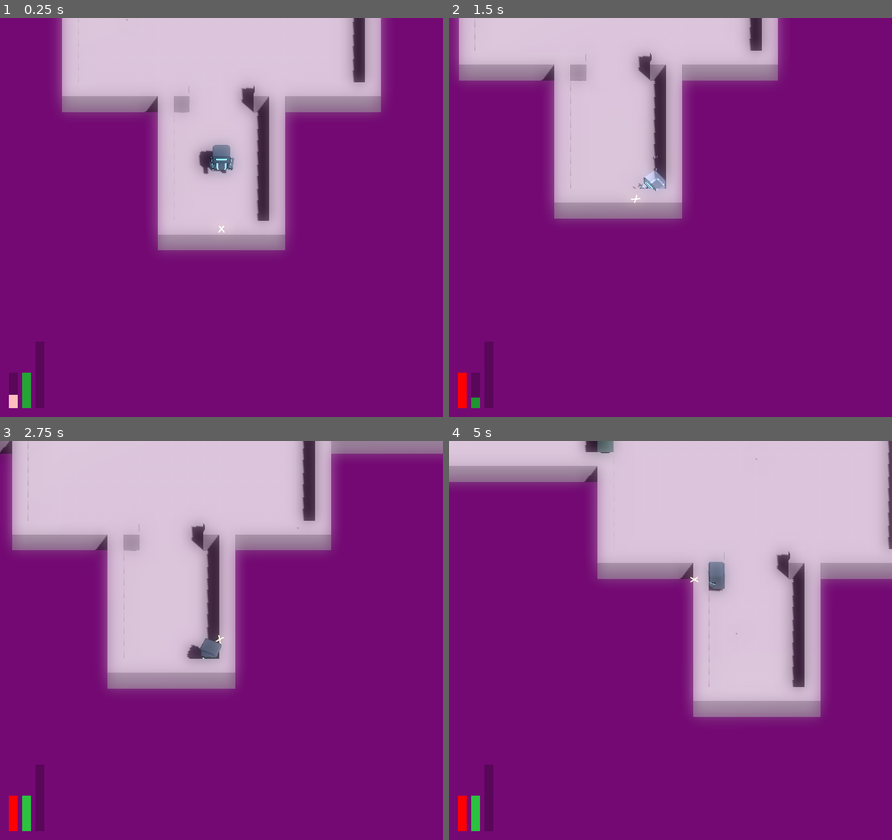
Above: before the commit, frames 1-4 (two rows, left to right).
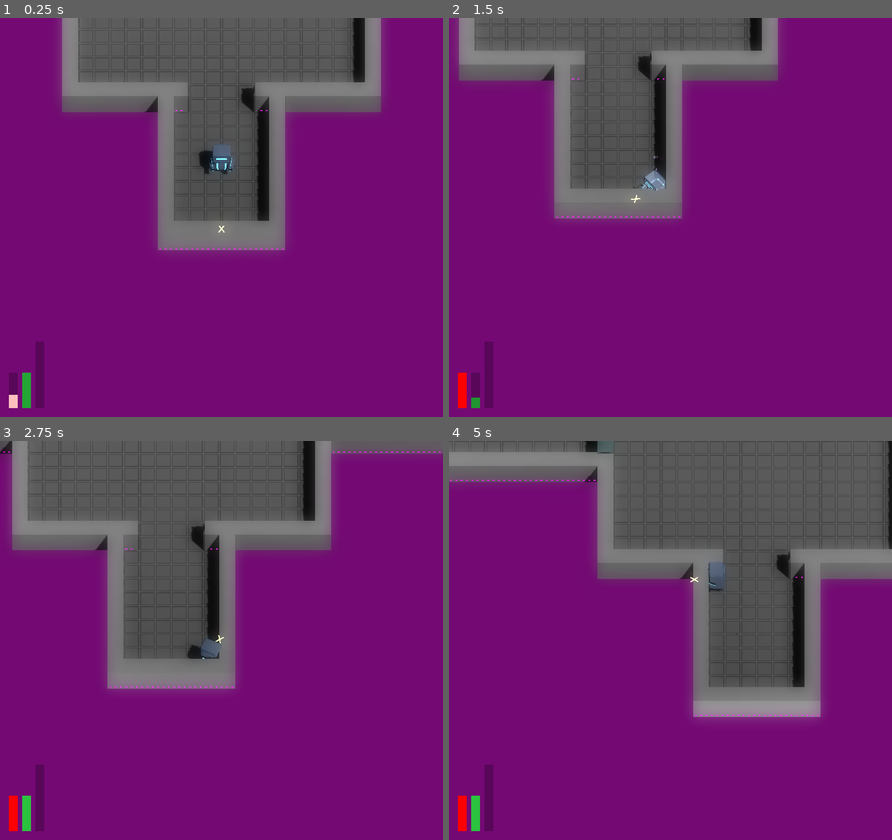
Above: after the commit, the same moments.

Repository: JackEvans24/bullet-absorb
Game: Godot game, scene res://scenes/main.tscn
Two runs of this game, one before a commit and one after it. Both use one fixed random seed, a clock stepped at 60 frames per second and the inputs below.
Inputs (mouse positions are in pixels of both pictures, inside the frame that each line leads up to):
- Up to frame 1 (0.25 s): no input
- Up to frame 2 (1.5 s): move the mouse to (767, 197) at 0.52 s; hold D (move_right) 0.53-1.28 s; hold Ctrl (absorb) 0.53-1.28 s; move the mouse to (581, 237) at 1.27 s; hold S (move_back) from 1.28 s (still down); tap Space (dash) at 1.35 s
- Up to frame 3 (2.75 s): move the mouse to (265, 552) at 2.02 s; release S (move_back) at 2.03 s; press the mouse at (265, 552) at 2.03 s; hold D (move_right) from 2.03 s (still down)
- Up to frame 4 (5 s): move the mouse to (648, 720) at 2.77 s; release D (move_right) at 2.78 s; release the mouse at (648, 720) at 2.78 s; hold W (move_forward) 2.78-3.53 s; tap Ctrl (absorb) at 2.85 s; move the mouse to (803, 700) at 3.52 s; hold A (move_left) from 3.53 s (still down); tap Space (dash) at 3.6 s; move the mouse to (537, 580) at 4.27 s; click (537, 580) at 4.35 s

The runs differ from the first frame. In frame 1, 27% of the frame differs, in the area x 14-86%, y 0-59%; in frame 2, 21%; in frame 3, 30%; in frame 4, 35%, in the area x 0-100%, y 0-69%.

Commit message:
feat: add idle animation

Diff:
--- a/prefabs/player/player.tscn
+++ b/prefabs/player/player.tscn
@@ -92,6 +92,52 @@
 font_size = 64
 uppercase = true
 
+[sub_resource type="Animation" id="Animation_vvrfd"]
+resource_name = "idle"
+length = 1.2
+loop_mode = 1
+tracks/0/type = "value"
+tracks/0/imported = false
+tracks/0/enabled = true
+tracks/0/path = NodePath("Pivot/PlayerModel/Head:position")
+tracks/0/interp = 2
+tracks/0/loop_wrap = true
+tracks/0/keys = {
+"times": PackedFloat32Array(0, 0.6, 1.2),
+"transitions": PackedFloat32Array(1, 1, 1),
+"update": 0,
+"values": [Vector3(0, 0, 0), Vector3(0, 0.1, 0), Vector3(0, 0, 0)]
+}
+tracks/1/type = "value"
+tracks/1/imported = false
+tracks/1/enabled = true
+tracks/1/path = NodePath("Pivot/PlayerModel/Arm_Left:position")
+tracks/1/interp = 2
+tracks/1/loop_wrap = true
+tracks/1/keys = {
+"times": PackedFloat32Array(-7.45058e-09, 0.6, 1.21),
+"transitions": PackedFloat32Array(1, 1, 1),
+"update": 0,
+"values": [Vector3(0, -0.5, 0), Vector3(0, 0, 0), Vector3(0, -0.5, 0)]
+}
+tracks/2/type = "value"
+tracks/2/imported = false
+tracks/2/enabled = true
+tracks/2/path = NodePath("Pivot/PlayerModel/Arm_Right:position")
+tracks/2/interp = 2
+tracks/2/loop_wrap = true
+tracks/2/keys = {
+"times": PackedFloat32Array(-7.45058e-09, 0.6, 1.2),
+"transitions": PackedFloat32Array(1, 1, 1),
+"update": 0,
+"values": [Vector3(0, -0.5, 0), Vector3(0, 0, 0), Vector3(0, -0.5, 0)]
+}
+
+[sub_resource type="AnimationLibrary" id="AnimationLibrary_7y837"]
+_data = {
+"idle": SubResource("Animation_vvrfd")
+}
+
 [node name="Player" type="CharacterBody3D"]
 collision_layer = 2
 script = ExtResource("1_u023k")
@@ -198,6 +244,15 @@
 
 [node name="PlayerModel" parent="Pivot" instance=ExtResource("23_m7jo1")]
 
+[node name="Head" parent="Pivot/PlayerModel" index="1"]
+transform = Transform3D(1, 0, 0, 0, 1, 0, 0, 0, 1, 0, 0.034113, 0)
+
+[node name="Arm_Left" parent="Pivot/PlayerModel" index="2"]
+transform = Transform3D(1, 0, 0, 0, 1, 0, 0, 0, 1, 0, -0.329435, 0)
+
+[node name="Arm_Right" parent="Pivot/PlayerModel" index="3"]
+transform = Transform3D(1, 0, 0, 0, 1, 0, 0, 0, 1, 0, -0.329435, 0)
+
 [node name="HurtParticles" type="GPUParticles3D" parent="Pivot"]
 cast_shadow = 0
 emitting = false
@@ -247,4 +302,10 @@
 [node name="CollisionShape3D" type="CollisionShape3D" parent="HitDetection"]
 shape = ExtResource("7_iumbl")
 
+[node name="AnimationPlayer" type="AnimationPlayer" parent="."]
+libraries = {
+"": SubResource("AnimationLibrary_7y837")
+}
+autoplay = "idle"
+
 [editable path="Pivot/PlayerModel"]
Not shown: 1 places in prefabs/player/player.tscn that only renumber resources
